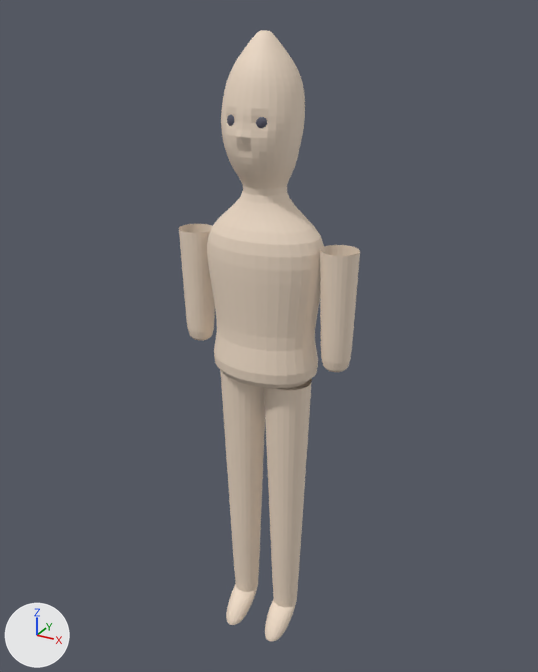
An edit to the glTF model backend/assets/base-models/character.glb, drawn before and after from the same camera.
Rendered twice from a 50 mm lens placed at (0.84, -1.507, 1.663), pointed at (-0.008, 0.034, 0.892). Arrows for +X, +Y and +Z are at lower left; the lights stay in place. The older version comes first.

Objects in the first picture: 'Body' and 2 more.
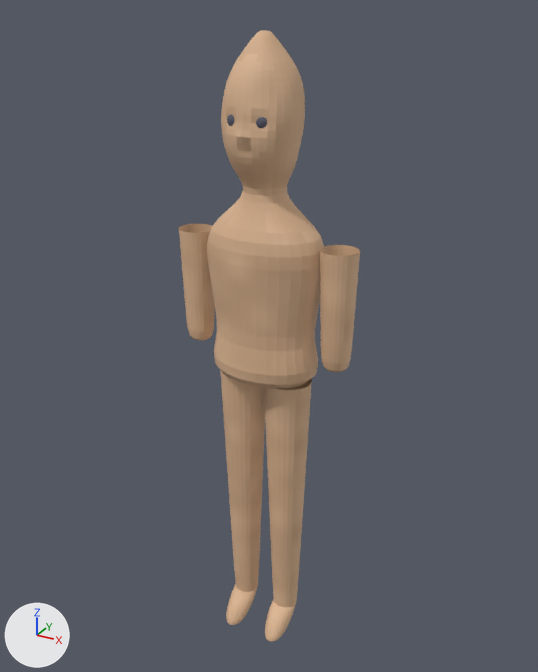
Pixel boxes [x1, y1, x2, y2] of what changed, in the pictures (538 x 672 px):
'Body', surface changed: [179, 30, 360, 641] in both

Diff of the bpy script that builds the scene:
```diff
--- a/backend/assets/base-models/character.glb.py
+++ b/backend/assets/base-models/character.glb.py
@@ img_metallic_roughness @@
+img_metallic_roughness = load_image('Metallic-Roughness', '_unpacked/Metallic-Roughness', 256, 256, 'Non-Color')
@@ img_normal @@
+img_normal = load_image('Normal', '_unpacked/Normal', 256, 256, 'Non-Color')
@@ img_basecolor @@
+img_basecolor = load_image('BaseColor', '_unpacked/BaseColor', 256, 256, 'sRGB')
@@ mat_skin @@
 mat_skin = bpy.data.materials.new('Skin')
-# nodes: BsdfPrincipled, OutputMaterial
-# colours: beige #eddac5
+# nodes: BsdfPrincipled, NormalMap, OutputMaterial, SeparateColor, TexImage x3
+# uses the picture img_basecolor
+# uses the picture img_metallic_roughness
+# uses the picture img_normal
```
